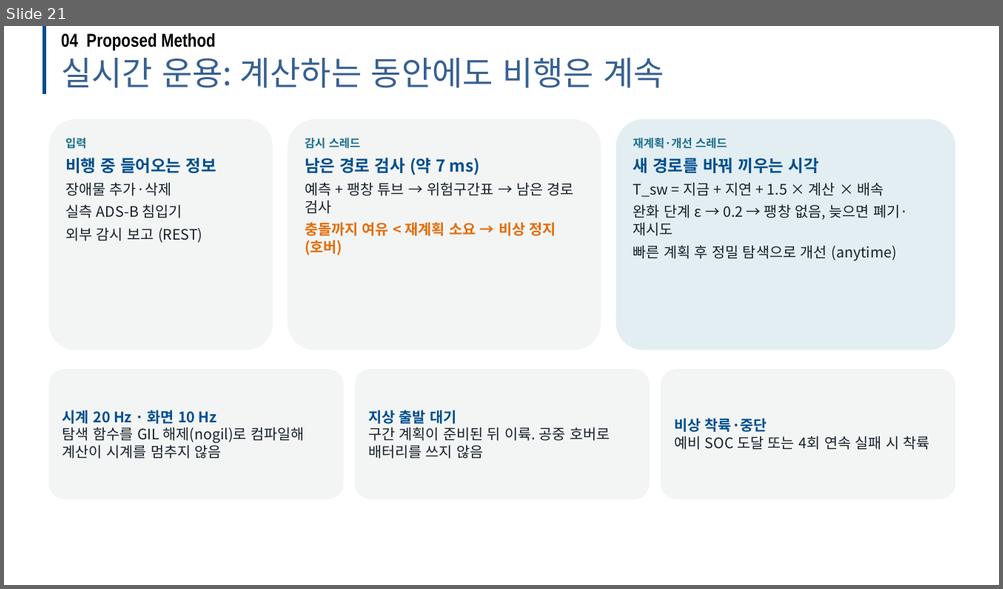
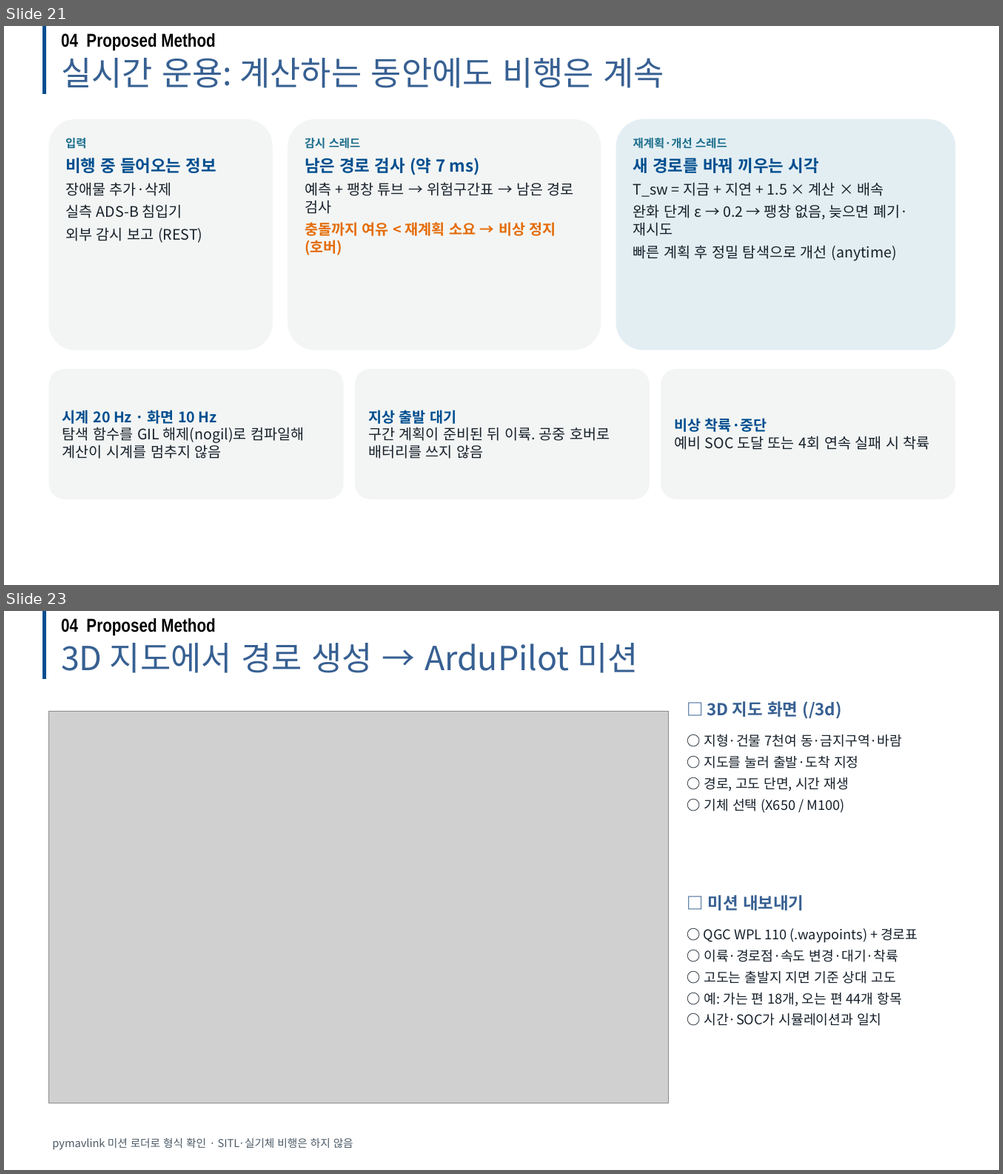
Before and after one commit to dnfl5345/Drone_path_opt, a slide deck: docs/drone_soc_academic_talk.pptx. Shown one above the other, each under a label of ours: slide 21 before the commit, slides 21 and 23 after it; the slides between them are not shown. The pictures are 1003x589 and 1003x1174 pixels, drawn with LibreOffice and Linux fonts; fonts in the diff are those of the drawing; grey boxes stand for pictures; background and template pictures are left out. Boxes give left, top, right and bottom in pixels: in the first picture for what was removed or moved away, otherwise in the second. Text is boxed around its words. In the diff, an @@ line names an element or a change of style, - is before the commit and + after.

```diff
--- a/docs/drone_soc_academic_talk.pptx
+++ b/docs/drone_soc_academic_talk.pptx
@@ slide 23 added at box(4, 611, 999, 1170), background #FFFFFF @@
@@ line added from (44, 611) to (44, 680), #004E8F 3.5 pt @@
@@ text added at box(61, 618, 215, 636), 18 pt, text #000000, bold @@
+04 Proposed Method
@@ text added at box(61, 643, 637, 673), 32 pt, text #376092 @@
+3D 지도에서 경로 생성 → ArduPilot 미션
@@ picture added at box(48, 712, 668, 1104) @@
@@ text added at box(707, 701, 842, 719), 16 pt, text #376092, bold @@
+□ 3D 지도 화면 (/3d)
@@ text added at box(704, 734, 902, 813), 13 pt, text #16202A @@
+○ 지형·건물 7천여 동·금지구역·바람
+○ 지도를 눌러 출발·도착 지정
+○ 경로, 고도 단면, 시간 재생
+○ 기체 선택 (X650 / M100)
@@ text added at box(708, 895, 803, 911), 16 pt, text #376092, bold @@
+□ 미션 내보내기
@@ text added at box(703, 928, 917, 1026), 13 pt, text #16202A @@
+○ QGC WPL 110 (.waypoints) + 경로표
+○ 이륙·경로점·속도 변경·대기·착륙
+○ 고도는 출발지 지면 기준 상대 고도
+○ 예: 가는 편 18개, 오는 편 44개 항목
+○ 시간·SOC가 시뮬레이션과 일치
@@ text added at box(52, 1138, 353, 1150), 10.5 pt, text #4C5A66 @@
+pymavlink 미션 로더로 형식 확인 · SITL·실기체 비행은 하지 않음
```
Also in this commit, not shown: 3 slides changed, 2 other slides added, 12 other files.
